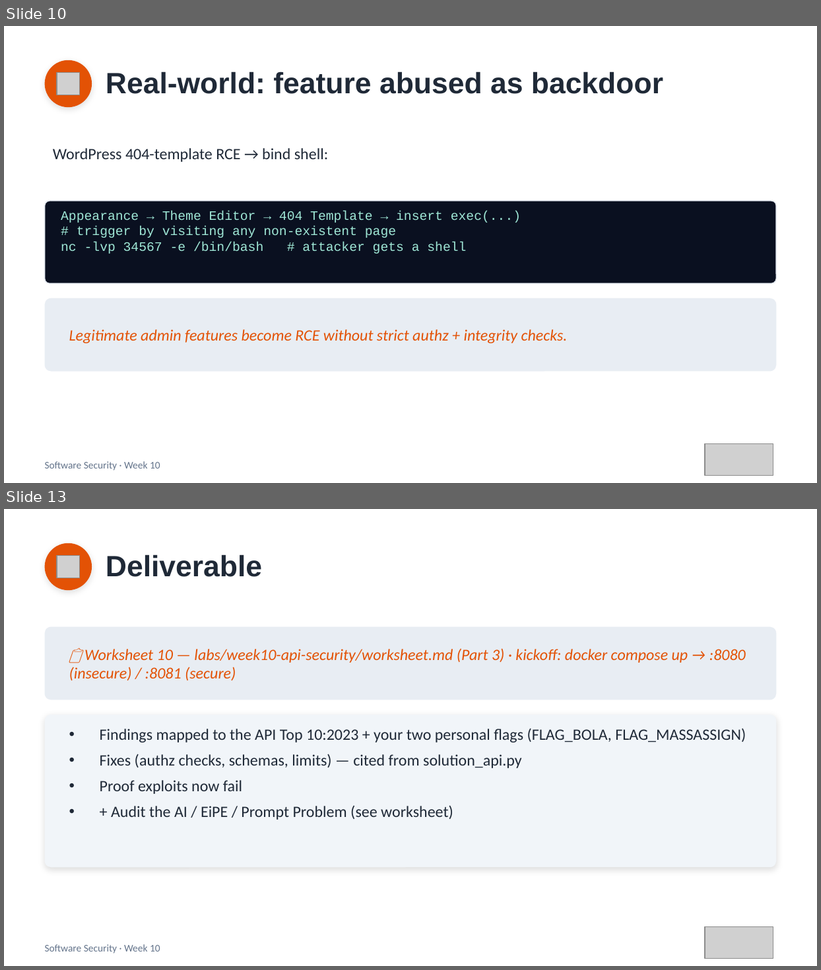
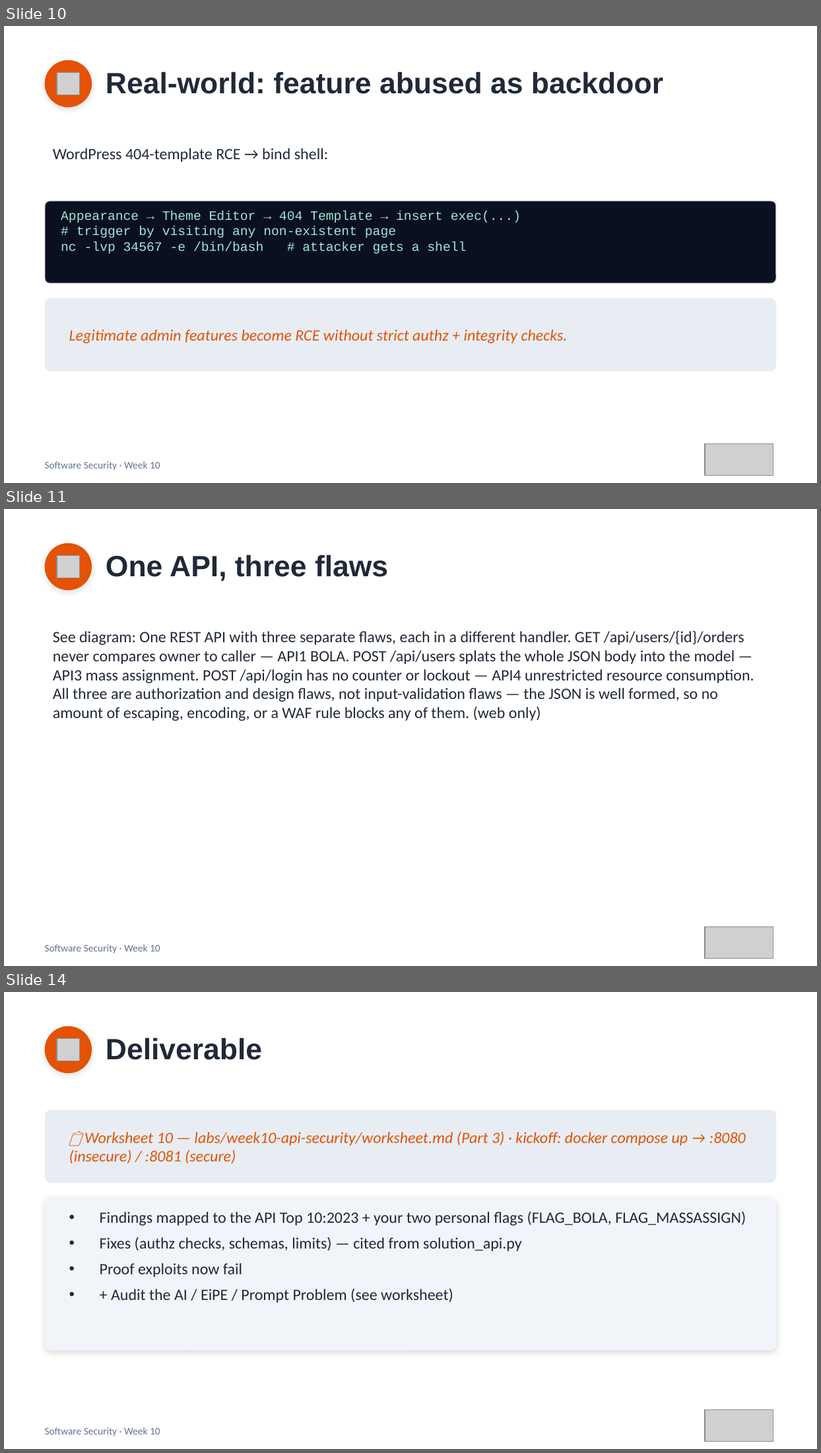
Before and after one commit to 6531503085Sutapat/software-security, a slide deck: slides/pptx/week10.pptx. Shown one above the other, each under a label of ours: slides 10 and 13 before the commit, slides 10, 11 and 14 after it; the slides between them are not shown. The pictures are 821x970 and 821x1453 pixels, drawn with LibreOffice and Linux fonts; fonts in the diff are those of the drawing; grey boxes stand for pictures. Boxes give left, top, right and bottom in pixels: in the first picture for what was removed or moved away, otherwise in the second. Text is boxed around its words. In the diff, an @@ line names an element or a change of style, - is before the commit and + after.

```diff
--- a/slides/pptx/week10.pptx
+++ b/slides/pptx/week10.pptx
@@ slide 11 added at [4,509,817,966], background #FFFFFF @@
@@ ellipse added at [45,543,92,590], fill #E35205 @@
@@ picture added at [57,555,80,578] @@
@@ text added at [106,555,388,581], 26 pt, text #1F2937, bold @@
+One API, three flaws
@@ text added at [53,630,754,721], 14 pt, text #1F2937 @@
+See diagram: One REST API with three separate flaws, each in a different handler. GET /api/users/{id}/orders never compares owner to caller — API1 BOLA. POST /api/users splats the whole JSON body into the model — API3 mass assignment. POST /api/login has no counter or lockout — API4 unrestricted resource consumption. All three are authorization and design flaws, not input-validation flaws — the JSON is well formed, so no amount of escaping, encoding, or a WAF rule blocks any of them. (web only)
@@ picture added at [705,927,773,958] @@
@@ text added at [45,945,160,954], 9 pt, text #64748B @@
+Software Security · Week 10
@@ what was slide 13 is now slide 14 @@
```
Also in this commit, not shown: 3 slides changed, 13 other files.
